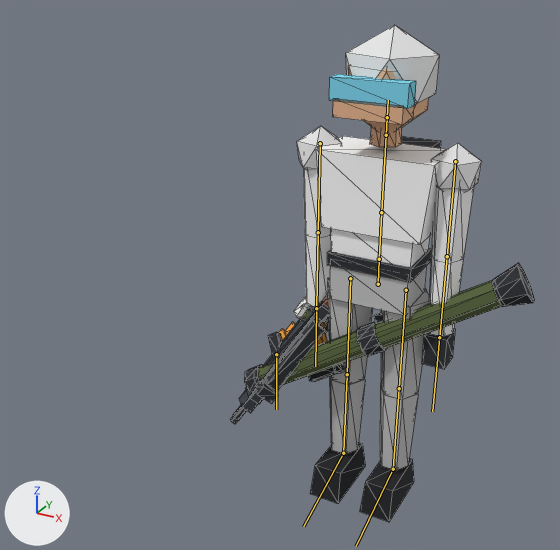
Two versions of the glTF model client/public/models/player.glb, one commit apart.
The view is the same before and after, from a camera (50 mm lens) standing at (0.95, -2.48, 2.09) and looking at (-0.24, -0.32, 1.01). Every picture has the same lights, and +X, +Y and +Z are marked at lower left. The first picture is the older version. The bones that change, and the others that lie on the model, are drawn over the model as lines. Mesh edges are drawn as thin lines.

Objects in the first picture: 'Player', 'weapon_ak5', 'weapon_bandage', 'weapon_carl_gustaf', 'weapon_grenade', 'weapon_sniper'.
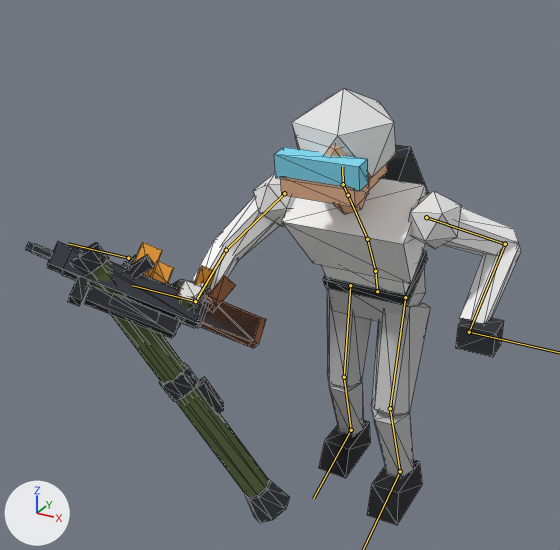
The newer file adds an action. The first version stands in its rest pose; the second is drawn at frame 1 of the action 'ski_stride_hard'.

Location of each change, (x1, y1, x2, y2) in pixels of the pictures (560 x 550 px):
'Player', posed (89% wider, 12% shorter)
    before: (297, 25, 482, 522)
    after: (171, 88, 521, 525)
'weapon_carl_gustaf', posed (24% narrower, 117% taller)
    before: (244, 263, 535, 392)
    after: (70, 242, 290, 523)
'weapon_sniper', posed
    before: (231, 294, 329, 424)
    after: (25, 241, 266, 348)
'weapon_ak5', posed
    before: (233, 292, 329, 421)
    after: (31, 242, 260, 341)
'weapon_bandage', posed
    before: (294, 298, 329, 325)
    after: (177, 280, 204, 307)
'weapon_revolver', posed (not visible before)
    after: (121, 255, 236, 308)
'weapon_grenade', posed
    before: (302, 311, 326, 328)
    after: (175, 282, 195, 328)
bone 'hips', root to tip
    before: (378, 284) to (379, 259)
    after: (377, 291) to (375, 271)
bone 'spine', root to tip
    before: (379, 259) to (381, 212)
    after: (375, 271) to (367, 239)
bone 'chest', root to tip
    before: (381, 212) to (386, 135)
    after: (367, 239) to (348, 195)
bone 'head', root to tip
    before: (387, 117) to (388, 100)
    after: (343, 184) to (342, 166)
bone 'upper_arm_L', root to tip
    before: (455, 161) to (447, 256)
    after: (426, 217) to (505, 244)
bone 'forearm_L', root to tip
    before: (447, 256) to (439, 337)
    after: (505, 244) to (469, 332)
bone 'upper_arm_R', root to tip
    before: (320, 143) to (318, 232)
    after: (284, 193) to (226, 250)
bone 'forearm_R', root to tip
    before: (318, 232) to (316, 308)
    after: (226, 250) to (195, 301)
bone 'hand_R', root to tip
    before: (316, 308) to (315, 366)
    after: (195, 301) to (132, 285)
bone 'thigh_L', root to tip
    before: (406, 290) to (399, 388)
    after: (405, 297) to (390, 408)
bone 'shin_L', root to tip
    before: (399, 388) to (393, 469)
    after: (390, 408) to (400, 471)
bone 'thigh_R', root to tip
    before: (350, 278) to (347, 374)
    after: (350, 285) to (344, 377)
bone 'shin_R', root to tip
    before: (347, 374) to (343, 453)
    after: (344, 377) to (351, 430)
bone 'foot_R', root to tip
    before: (343, 453) to (303, 526)
    after: (351, 430) to (313, 498)

What the commit changed:
Bone 'hips' (bone_hips) moves from (0.0, 0.0, 0.0) to (0.0, -0.029, 0.0).
Bone 'hips' (bone_hips) turns from (0, 0, 0) to (18, 0, 0) degrees about its own x, y and z.
Bone 'spine' (bone_spine) turns from (0, 0, 0) to (12, 0, 0) degrees about its own x, y and z.
Bone 'chest' (bone_chest) turns from (0, 0, 0) to (10, 0, 0) degrees about its own x, y and z.
Bone 'head' (bone_head) turns from (0, 0, 0) to (-33, 0, 0) degrees about its own x, y and z.
Bone 'upper_arm_L' (bone_upper_arm_l) turns from (0, 0, 0) to (16, 5, -36) degrees about its own x, y and z.
Bone 'forearm_L' (bone_forearm_l) turns from (0, 0, 0) to (-103, 7, 5) degrees about its own x, y and z.
Bone 'hand_L' (bone_hand_l) turns from (0, 0, 0) to (38, 37, -72) degrees about its own x, y and z.
Bone 'upper_arm_R' (bone_upper_arm_r) turns from (0, 0, 0) to (-31, 13, 45) degrees about its own x, y and z.
Bone 'forearm_R' (bone_forearm_r) turns from (0, 0, 0) to (-89, -1, -1) degrees about its own x, y and z.
Bone 'hand_R' (bone_hand_r) turns from (0, 0, 0) to (91, -47, 16) degrees about its own x, y and z.
Bone 'thigh_L' (bone_thigh_l) turns from (0, 0, 0) to (-37, 0, -3) degrees about its own x, y and z.
Bone 'shin_L' (bone_shin_l) turns from (0, 0, 0) to (37, 0, 0) degrees about its own x, y and z.
Bone 'foot_L' (bone_foot_l) turns from (0, 0, 0) to (-18, 0, 0) degrees about its own x, y and z.
Bone 'thigh_R' (bone_thigh_r) turns from (0, 0, 0) to (-16, 0, 3) degrees about its own x, y and z.
Bone 'shin_R' (bone_shin_r) turns from (0, 0, 0) to (19, 0, 0) degrees about its own x, y and z.
Bone 'foot_R' (bone_foot_r) turns from (0, 0, 0) to (-22, 0, 0) degrees about its own x, y and z.
